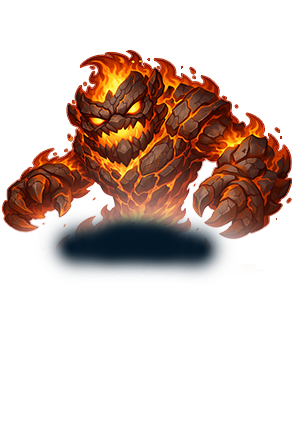
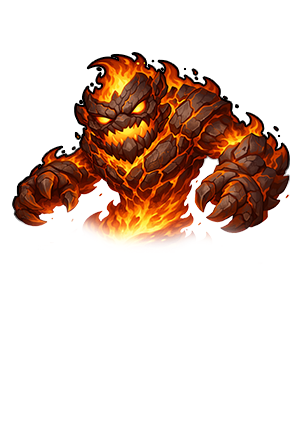
Layered file, before and after one edit (294×425). Changes by layer:
hid "Fire2" (1st of 2) over <box>2,50,292,274</box>
added layer "Fire2 kopiera 2" above "Fire2" over <box>12,52,290,250</box>
added layer "Fire2" (2nd of 2) above "Fire2 kopiera" over <box>13,53,289,265</box>
hid "Fire2 kopiera" over <box>3,51,291,283</box>
